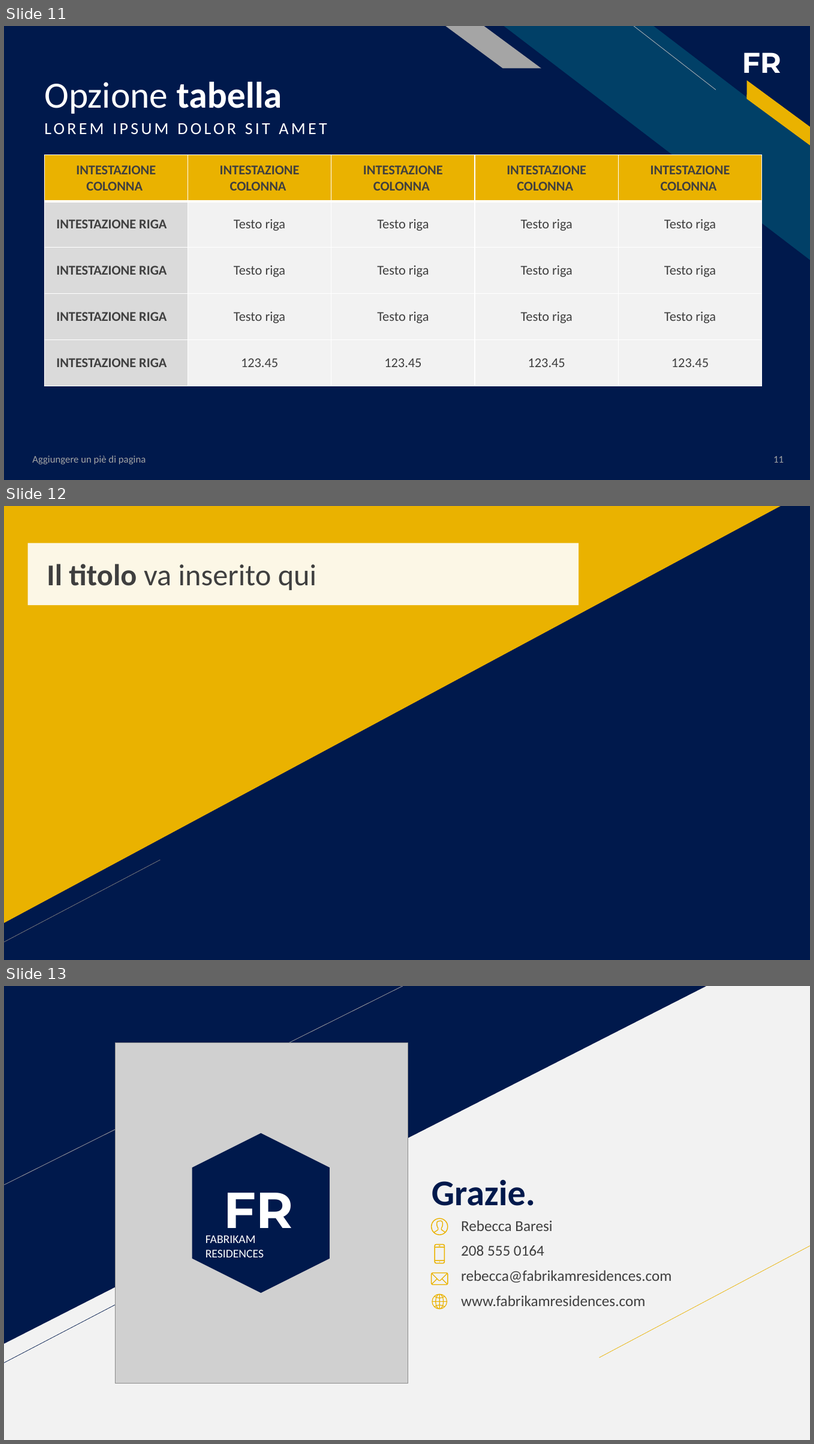
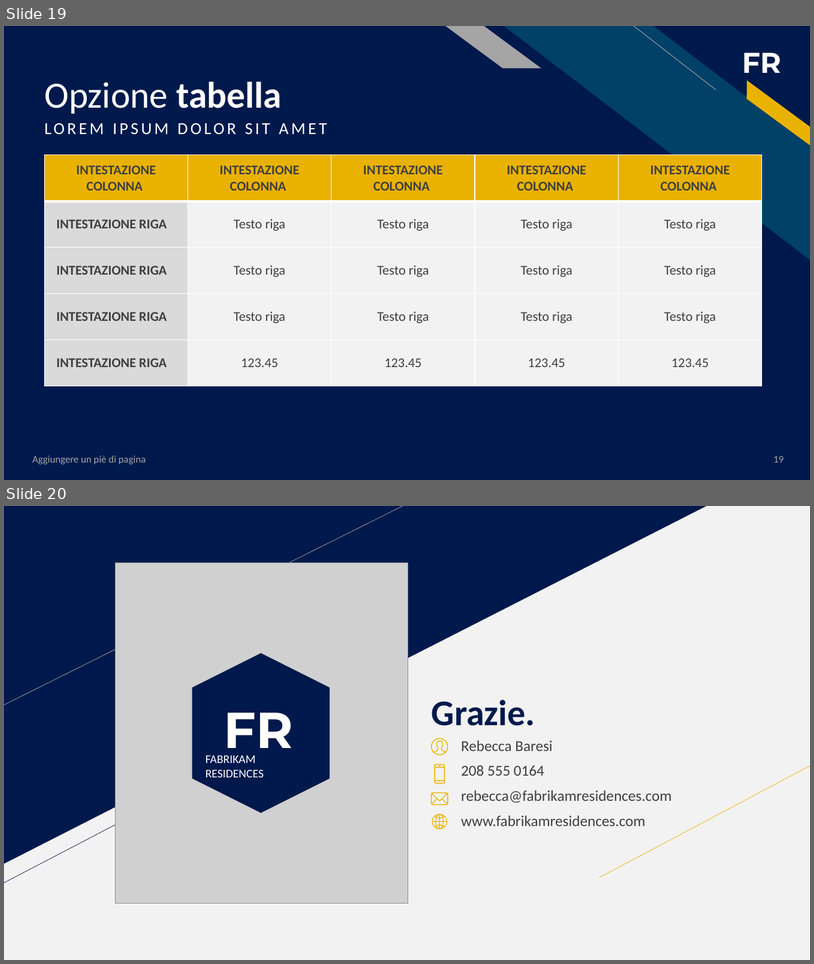
Before and after one commit to salvalai-matteo/EventBookDocumentation, a slide deck: Progetto Ingegneria SW.pptx. Shown one above the other, each under a label of ours: slides 11, 12 and 13 before the commit, slides 19 and 20 after it. The pictures are 814x1444 and 814x964 pixels, drawn with LibreOffice and Linux fonts; fonts in the diff are those of the drawing; grey boxes stand for pictures; background and template pictures are left out. Boxes give left, top, right and bottom in pixels: in the first picture for what was removed or moved away, otherwise in the second. Text is boxed around its words. In the diff, an @@ line names an element or a change of style, - is before the commit and + after.

```diff
--- a/Progetto Ingegneria SW.pptx
+++ b/Progetto Ingegneria SW.pptx
@@ slide 12 removed at (4, 506, 810, 960), background picture (left out); not listed: 1 template element that a slide beside it also shows @@
@@ right triangle removed at (4, 506, 782, 923) @@
@@ title removed at (27, 543, 579, 605) @@
-Il titolo va inserito qui
@@ line removed from (4, 942) to (160, 860) @@
@@ what was slide 11 is now slide 19 @@
@@ page number at (774, 456, 784, 462): text changed @@
-11
+19
@@ what was slide 13 is now slide 20 @@
```
Also in this commit, not shown: 1 slide changed, 8 slides added.
